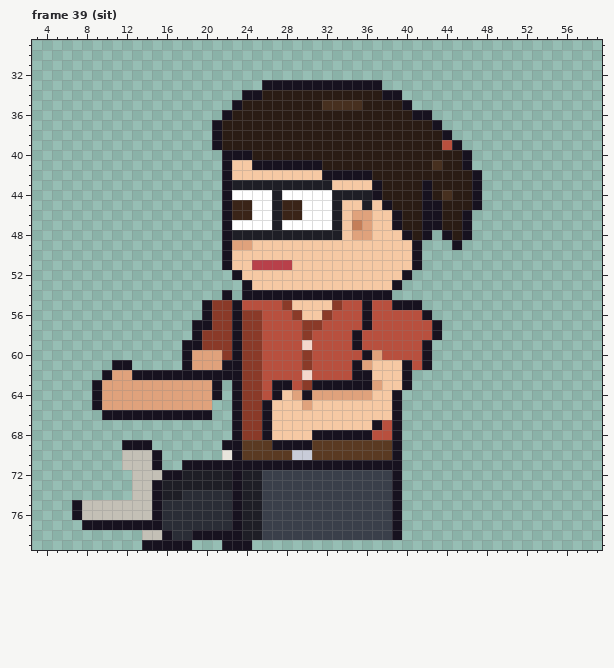
Edited in one commit: pixel-art file (sprites/clients/client_designer_b_left_anim.aseprite). The picture above was drawn from the file before the commit.
64x80 pixels, 85 frames. Colours within 5 levels of each other are drawn and written as one. Shown: frame 39 (sit): x 3..59, y 29..79. The commit also changed other frames, which this record leaves out.
New version:
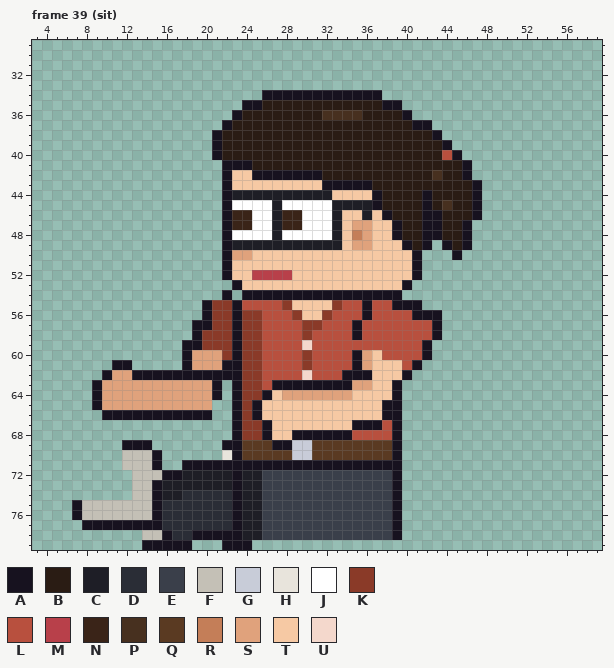
Palette (. is transparent): A #17121f  B #2a1c14  C #1e1e26  D #2a2d36  E #3a3f4a  F #c4c0b6  G #c8ccd8  H #e8e4dc  J #ffffff  K #8a3a28  L #b8503e  M #b8404a  N #3a2418  P #47301f  Q #5a3a22  R #c47e58  S #e0a27c  T #f6c9a4  U #f4d8cc
The edit:
--- frame 39 (sit)
@@ x 19..49 @@
 32 ...............................
-33 .......AAAAAAAAAAAA............
-34 .....AABBBBBBBBBBBBAA..........
-35 ....ABBBBBBBBPPPPBBBBA.........
-36 ...ABBBBBBBBBBBBBBBBBBAA.......
-37 ..ABBBBBBBBBBBBBBBBBBBBBA......
-38 ..ABBBBBBBBBBBBBBBBBBBBBBA.....
-39 ..ABBBBBBBBBBBBBBBBBBBBBBLA....
-40 ...AAABBBBBBBBBBBBBBBBBBBBBA...
-41 ...ATTAAAAAAABBBBBBBBBBBPBBA...
-42 ...ATTTTTTTTTAAAAABBBBBBBBBBA..
-43 ...ACCCCCCCCCCTTTTABBBBABBBBA..
-44 ...AJJJJCJJJJJCCCCABBBBABPBBA..
-45 ...ANNJJCNNJJJCTTCTABBBAABBBA..
-46 ...ANNJJCNNJJJCTSSTTABBAABBA...
-47 ...AJJJJCJJJJJCTRSTTABBAABBA...
-48 ...ACCCCCCCCCCCTSSTTTABA.ABA...
-49 ...ASSTTTTTTTTTTTTTTTTA...A....
-50 ...ATTTTTTTTTTTTTTTTTTA........
-51 ...ATTMMMMTTTTTTTTTTTTA........
-52 ....ATTTTTTTTTTTTTTTTA.........
-53 .....ATTTTTTTTTTTTTTA..........
-54 ...A.AAAAAAAAAAAAAAA...........
+33 ...............................
+34 .......AAAAAAAAAAAA............
+35 .....AABBBBBBBBBBBBAA..........
+36 ....ABBBBBBBBPPPPBBBBA.........
+37 ...ABBBBBBBBBBBBBBBBBBAA.......
+38 ..ABBBBBBBBBBBBBBBBBBBBBA......
+39 ..ABBBBBBBBBBBBBBBBBBBBBBA.....
+40 ..ABBBBBBBBBBBBBBBBBBBBBBLA....
+41 ...AAABBBBBBBBBBBBBBBBBBBBBA...
+42 ...ATTAAAAAAABBBBBBBBBBBPBBA...
+43 ...ATTTTTTTTTAAAAABBBBBBBBBBA..
+44 ...ACCCCCCCCCCTTTTABBBBABBBBA..
+45 ...AJJJJCJJJJJCCCCABBBBABPBBA..
+46 ...ANNJJCNNJJJCTTCTABBBAABBBA..
+47 ...ANNJJCNNJJJCTSSTTABBAABBA...
+48 ...AJJJJCJJJJJCTRSTTABBAABBA...
+49 ...ACCCCCCCCCCCTSSTTTABA.ABA...
+50 ...ASSTTTTTTTTTTTTTTTTA...A....
+51 ...ATTTTTTTTTTTTTTTTTTA........
+52 ...ATTMMMMTTTTTTTTTTTTA........
+53 ....ATTTTTTTTTTTTTTTTA.........
+54 ...A.AAAAAAAAAAAAAAAA..........
 55 .AKKALLLLKTTTTKLLALLAAA........
-56 .AKKAKKLLLKTTKLLLALLLLLA.......
-57 AAKKAKKLLLLKKLLLLALLLLLLA......
+56 .AKKAKKLLLKTTKLLLALLLLAAA......
+57 AAKKAKKLLLLKKLLLALLLLLLLA......
 58 AKKKAKKLLLLKLLLLALLLLLLLA......
-59 AKKKAKKLLLLULLLLALLLLLLA.......
-60 SSSKAKKLLLLKLLLLLASLLLLA.......
-61 SSSAAKKLLLLKLLLLASTTTALA.......
-62 AAAAAKKLLLLULLLLAATTTA.........
-63 SSA.AKKLAALKAAAAAASTTA.........
-64 SSA.AKKLATSASSSSSSTTA..........
-65 SS..AKKATTTSTTTTTTTTA..........
-66 AA..AKKATTTTTTTTTTTTA..........
-67 ....AKKATTTTTTTTTTALA..........
-68 ....AKKATTTTAAAAAALLA..........
-69 ...AAQQQAAAAQQQQQQQQA..........
+59 AKKKAKKLLLLULLLLLLLLLLLA.......
+60 SSSKAKKLLLLKLLLLASTLLLLA.......
+61 SSSAAKKLLLLKLLLLASTTTLA........
+62 AAAAAKKLLLLULLLAAATTTA.........
+63 SSA.AKKLAAAAAAAASSTTA..........
+64 SSA.AKKATSSSSSSSTTTTA..........
+65 SS..AKATTTTTTTTTTTTAA..........
+66 AA..AKATTTTTTTTTTTTAA..........
+67 ....AKKATTTTTTTTAAALA..........
+68 ....AKKATTAAAAAALLLLA..........
+69 ...AAQQQAAGGQQQQQQQQA..........
 70 ...HAQQQQQGGQQQQQQQQA..........
